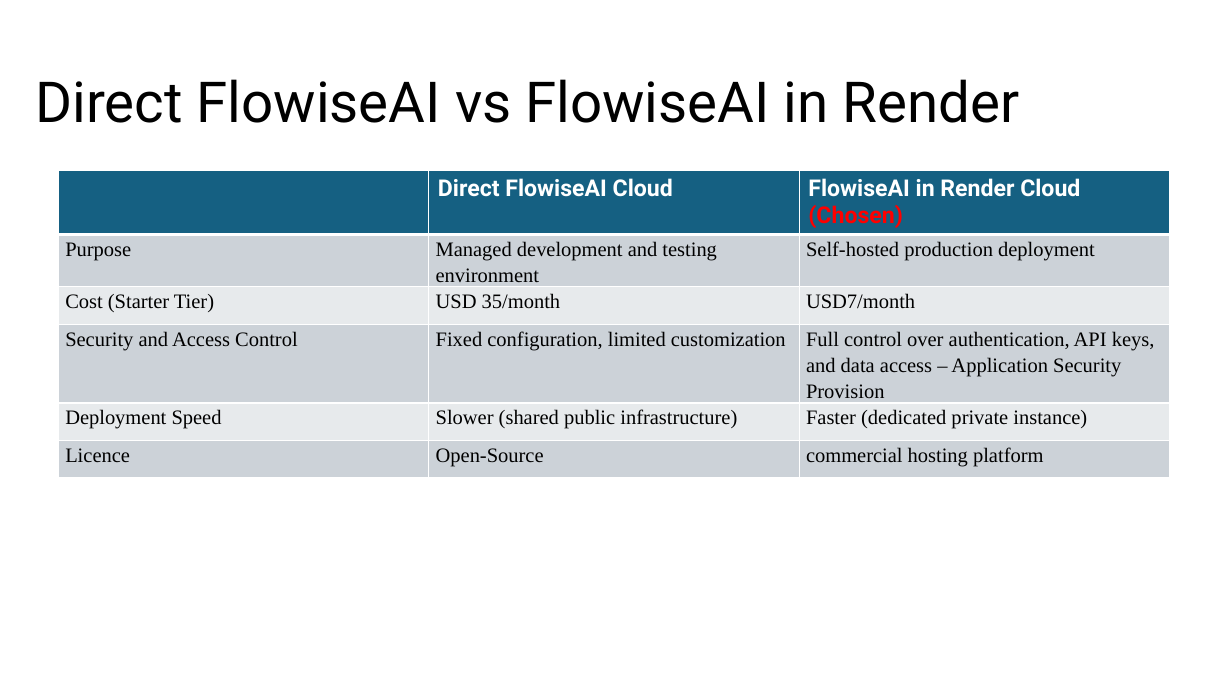
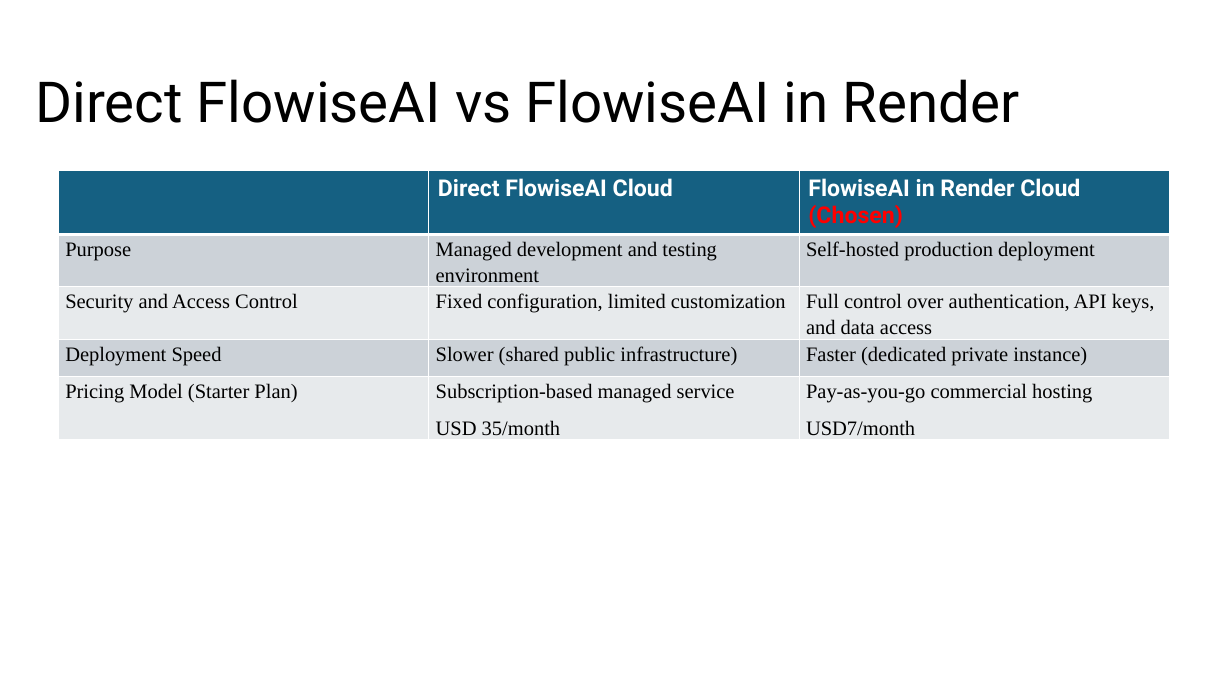
Before and after one commit to oscarzhuqh/ITI122AssignmentTeam9, a slide deck: slide 12 of ITI122_Team9_Flowise_Prototype/ITI122 Assignment Prototype Presentation Team9 7Jan26.pptx. Drawn at 1232x693 pixels with LibreOffice and Linux fonts; fonts in the diff are those of the drawing. Boxes give left, top, right and bottom in pixels: in the first picture for what was removed or moved away, otherwise in the second. Text is boxed around its words. In the diff, an @@ line names an element or a change of style, - is before the commit and + after.

```diff
--- a/ITI122_Team9_Flowise_Prototype/ITI122 Assignment Prototype Presentation Team9 7Jan26.pptx
+++ b/ITI122_Team9_Flowise_Prototype/ITI122 Assignment Prototype Presentation Team9 7Jan26.pptx
@@ table at bbox=[58, 171, 1170, 448] @@
-row 3: Cost (Starter Tier) | USD 35/month | USD7/month
-row 4: Security and Access Control | Fixed configuration, limited customization | Full control over authentication, API keys, and data access – Application Security Provision
+row 3: Security and Access Control | Fixed configuration, limited customization | Full control over authentication, API keys, and data access
-row 6: Licence | Open-Source | commercial hosting platform
+row 5: Pricing Model (Starter Plan) | Subscription-based managed service / USD 35/month | Pay-as-you-go commercial hosting / USD7/month
```
Also in this commit, not shown: 1 other slide changed, 6 slides added.
